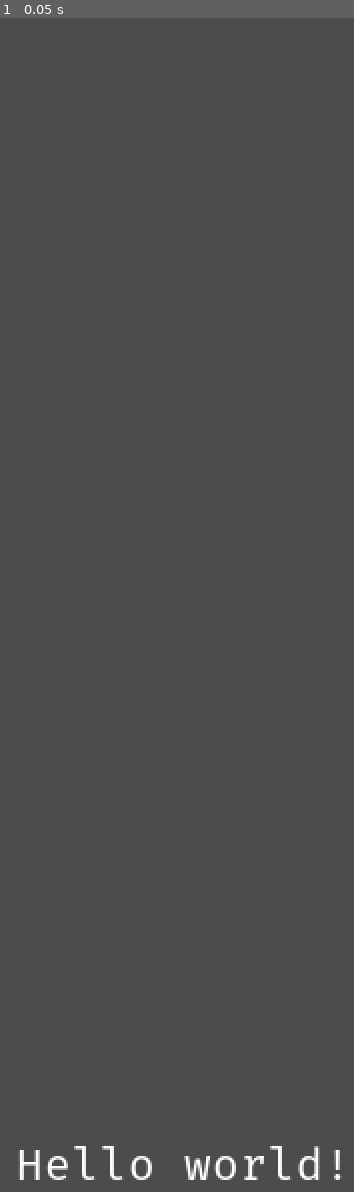
Above: before the commit, frame 1.
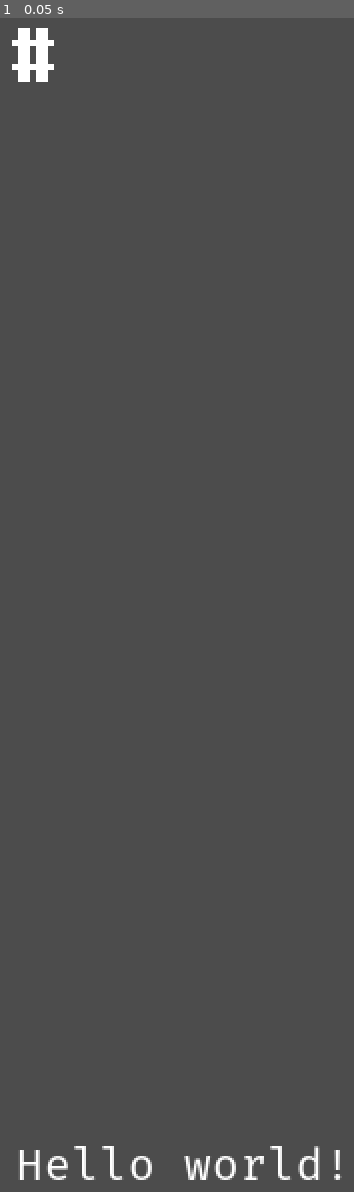
Above: after the commit, the same moment.

Repository: Bozar/GodotRoguelikeDemo
Game: Godot game, scene res://scene/main/Main.tscn
Same seed, same stepped clock (60 frames per second), same inputs: the game is played once before the commit and once after it.
Inputs:
- Up to frame 1 (0.05 s): no input

The runs differ from the first frame. In frame 1, 0.4% of the frame differs, in the area x 3-16%, y 0-6%.

Commit message:
Create a single wall.

Diff:
--- /dev/null
+++ b/scene/main/InitWorld.gd
@@ -0,0 +1,9 @@
+extends Node2D
+
+const wall_prefab := preload("res://scene/sprite/Wall.tscn")
+
+func _ready():
+	var wall := wall_prefab.instance()
+	wall.position.x = 20
+	wall.position.y = 20
+	add_child(wall)
--- a/scene/main/Main.tscn
+++ b/scene/main/Main.tscn
@@ -1,7 +1,11 @@
-[gd_scene load_steps=2 format=2]
+[gd_scene load_steps=3 format=2]
 
 [ext_resource path="res://scene/gui/GUI.tscn" type="PackedScene" id=1]
+[ext_resource path="res://scene/main/InitWorld.gd" type="Script" id=2]
 
 [node name="Node2D" type="Node2D"]
 
 [node name="Control" parent="." instance=ExtResource( 1 )]
+
+[node name="InitWorld" type="Node2D" parent="."]
+script = ExtResource( 2 )
--- /dev/null
+++ b/scene/sprite/Wall.tscn
@@ -0,0 +1,11 @@
+[gd_scene load_steps=3 format=2]
+
+[ext_resource path="res://resource/curses_vector_24x36.png" type="Texture" id=1]
+
+[sub_resource type="AtlasTexture" id=1]
+flags = 4
+atlas = ExtResource( 1 )
+region = Rect2( 72, 72, 24, 36 )
+
+[node name="Wall" type="Sprite"]
+texture = SubResource( 1 )
